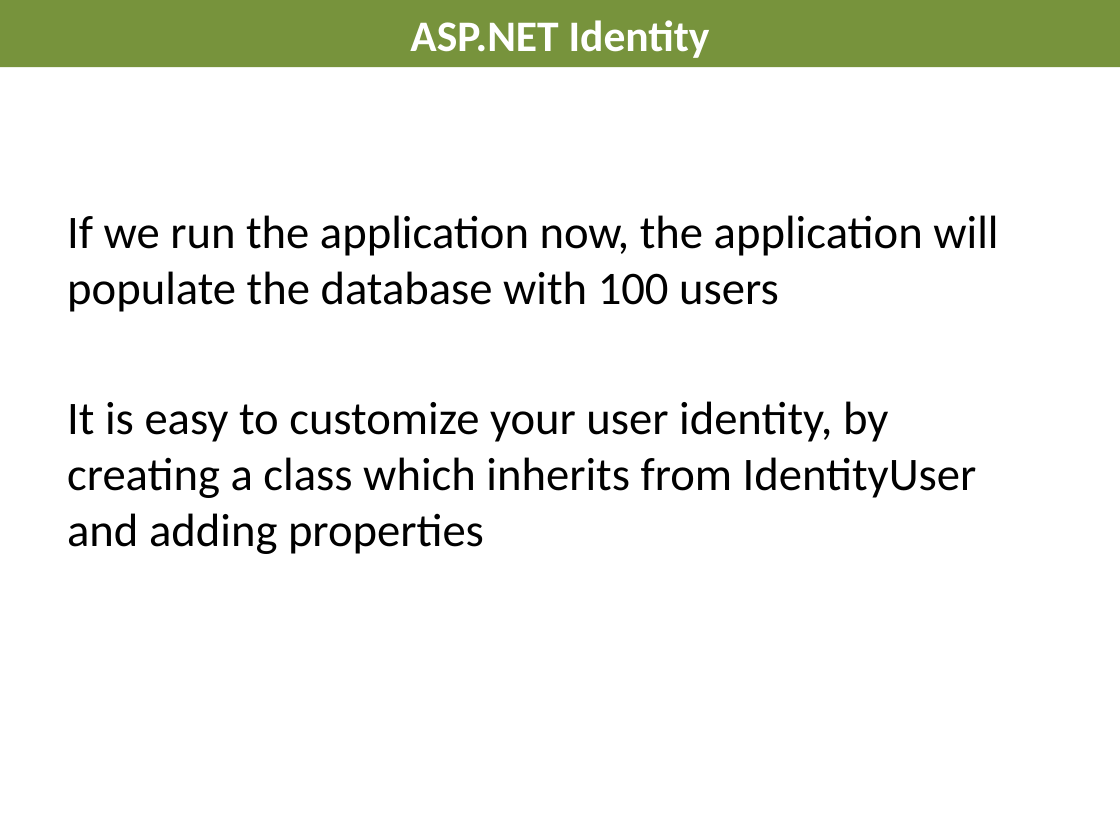
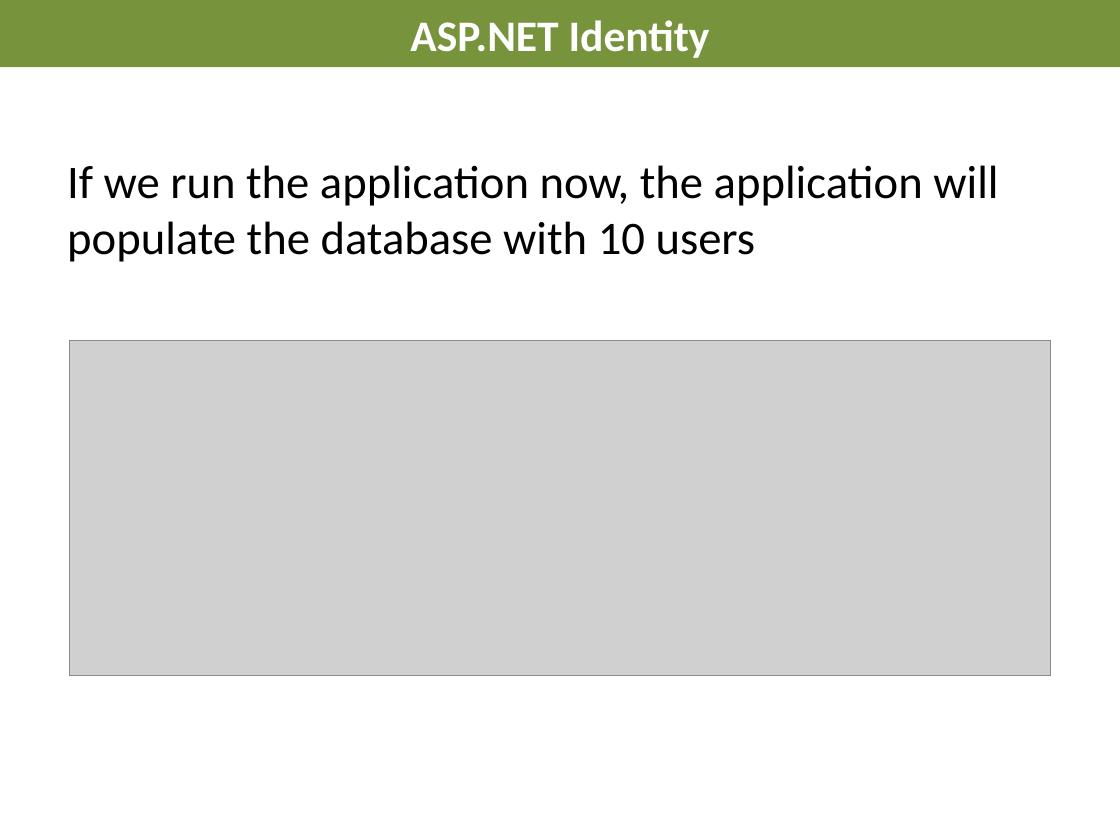
Before and after one commit to AndreasElffors/ProjectIdentity, a slide deck: slide 14 of Documents/Slides/Identity-DatabaseExercise.pptx. Drawn at 1120x840 pixels with LibreOffice and Linux fonts; fonts in the diff are those of the drawing; grey boxes stand for pictures; background and template pictures are left out. Boxes give left, top, right and bottom in pixels: in the first picture for what was removed or moved away, otherwise in the second. Text is boxed around its words. In the diff, an @@ line names an element or a change of style, - is before the commit and + after.

```diff
--- a/Documents/Slides/Identity-DatabaseExercise.pptx
+++ b/Documents/Slides/Identity-DatabaseExercise.pptx
@@ text at (67, 165, 998, 262): text changed @@
-If we run the application now, the application will populate the database with 100 users
-It is easy to customize your user identity, by creating a class which inherits from IdentityUser and adding properties
+If we run the application now, the application will populate the database with 10 users
@@ picture added at (69, 340, 1051, 675) @@
```
Also in this commit, not shown: 7 other slides changed, 1 other file.
